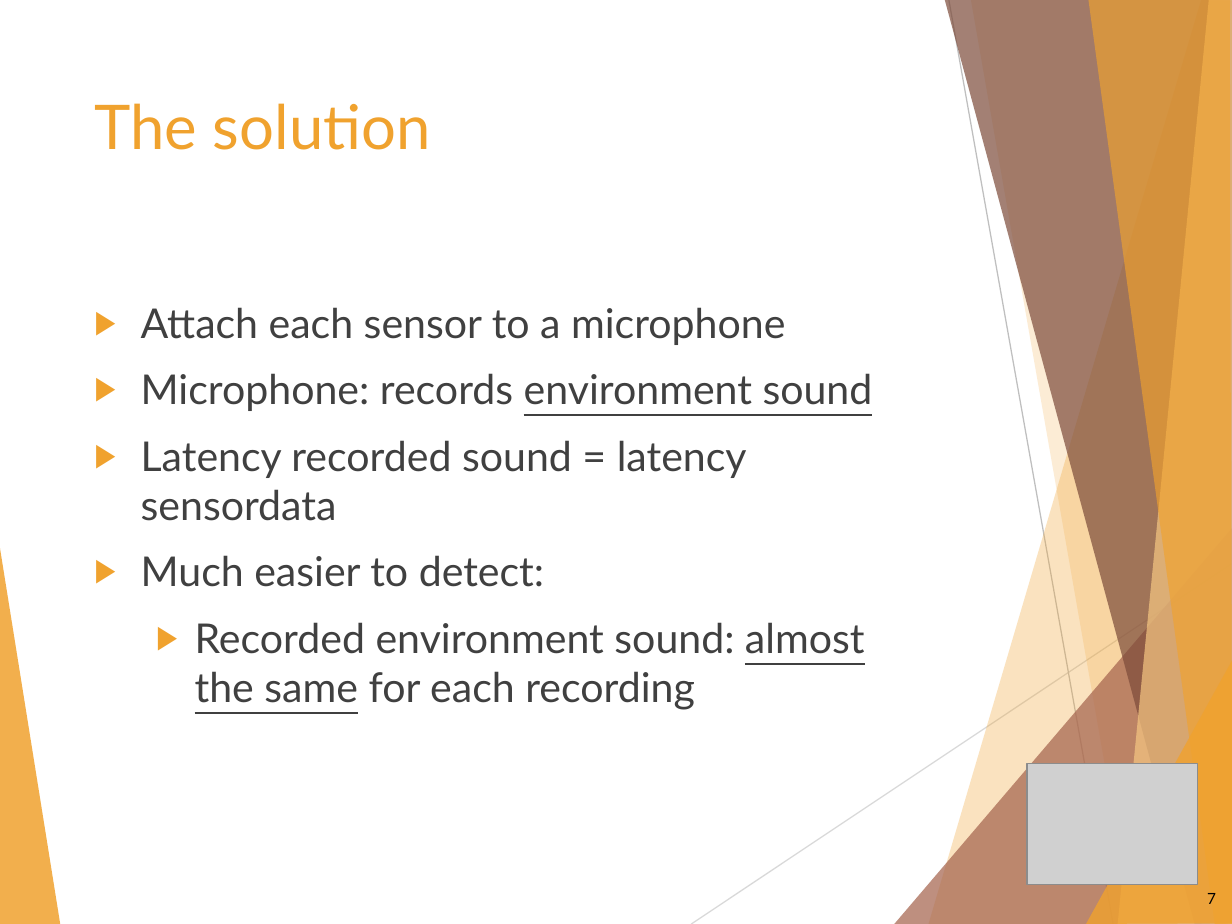
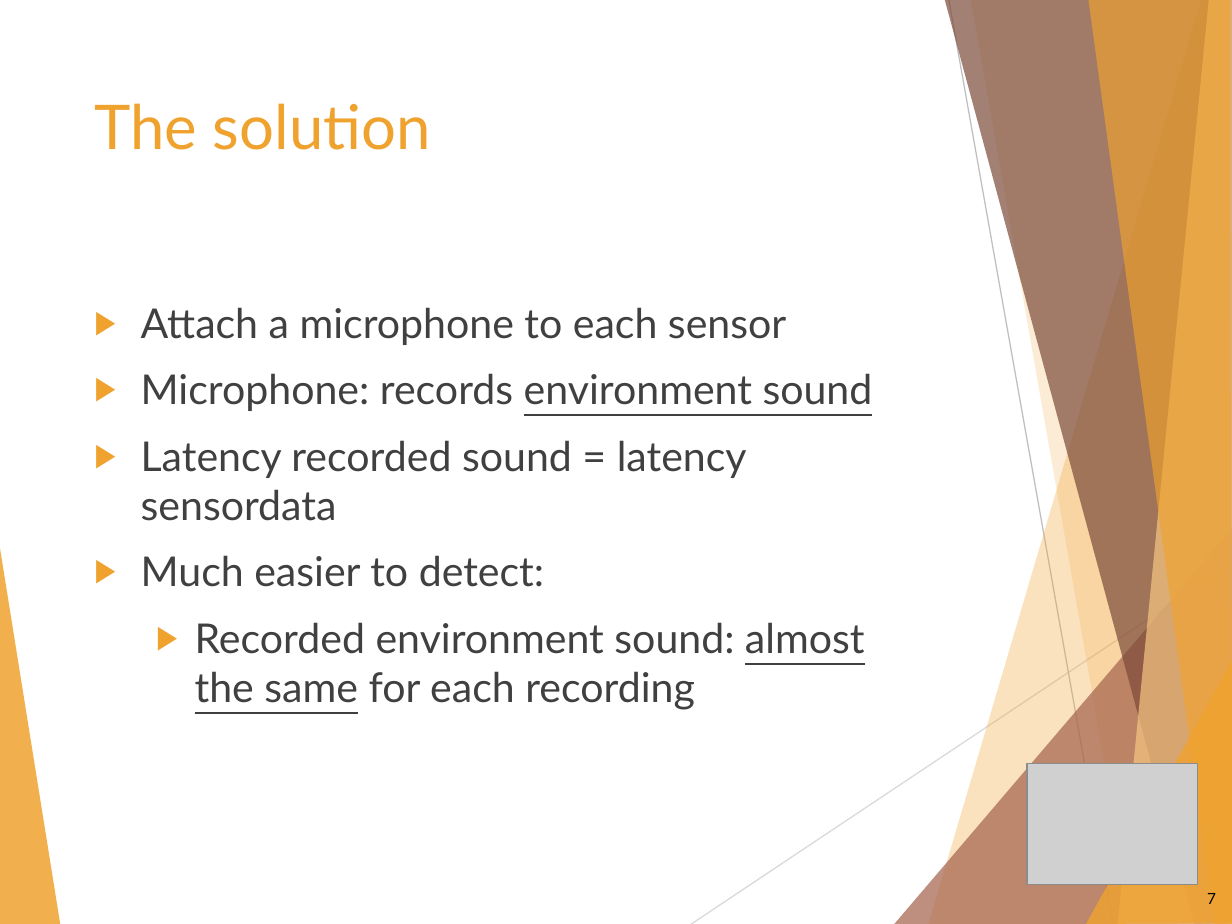
Before and after one commit to wardva/SignalSync, a slide deck: slide 7 of Presentations/IPEM ThinkTank/Presentation IPEM.pptx. Drawn at 1232x924 pixels with LibreOffice and Linux fonts; fonts in the diff are those of the drawing; grey boxes stand for pictures. Boxes give left, top, right and bottom in pixels: in the first picture for what was removed or moved away, otherwise in the second. Text is boxed around its words. In the diff, an @@ line names an element or a change of style, - is before the commit and + after.

```diff
--- a/Presentations/IPEM ThinkTank/Presentation IPEM.pptx
+++ b/Presentations/IPEM ThinkTank/Presentation IPEM.pptx
@@ text at box(141, 307, 786, 345): text changed @@
-▶ Attach each sensor to a microphone
+▶ Attach a microphone to each sensor
```
Also in this commit, not shown: 1 other slide changed, 1 slide added, 1 slide removed, 30 other files.
